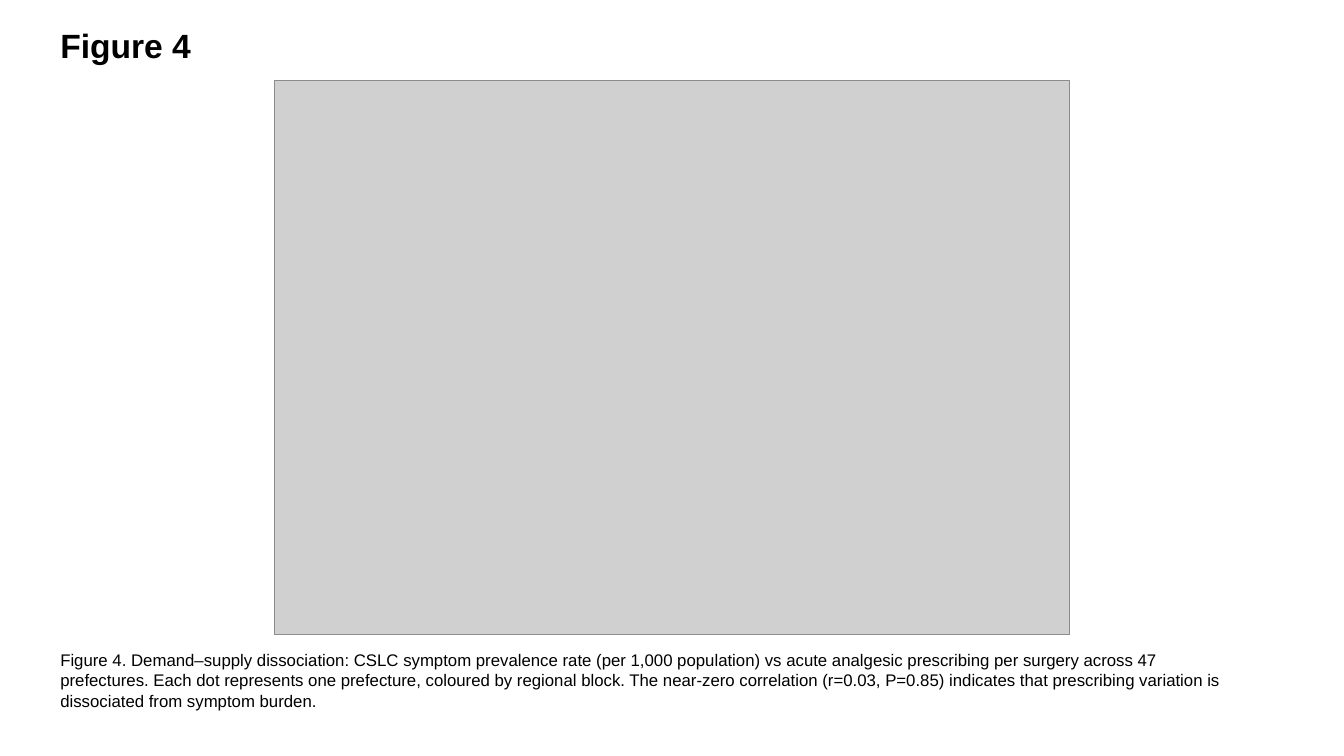
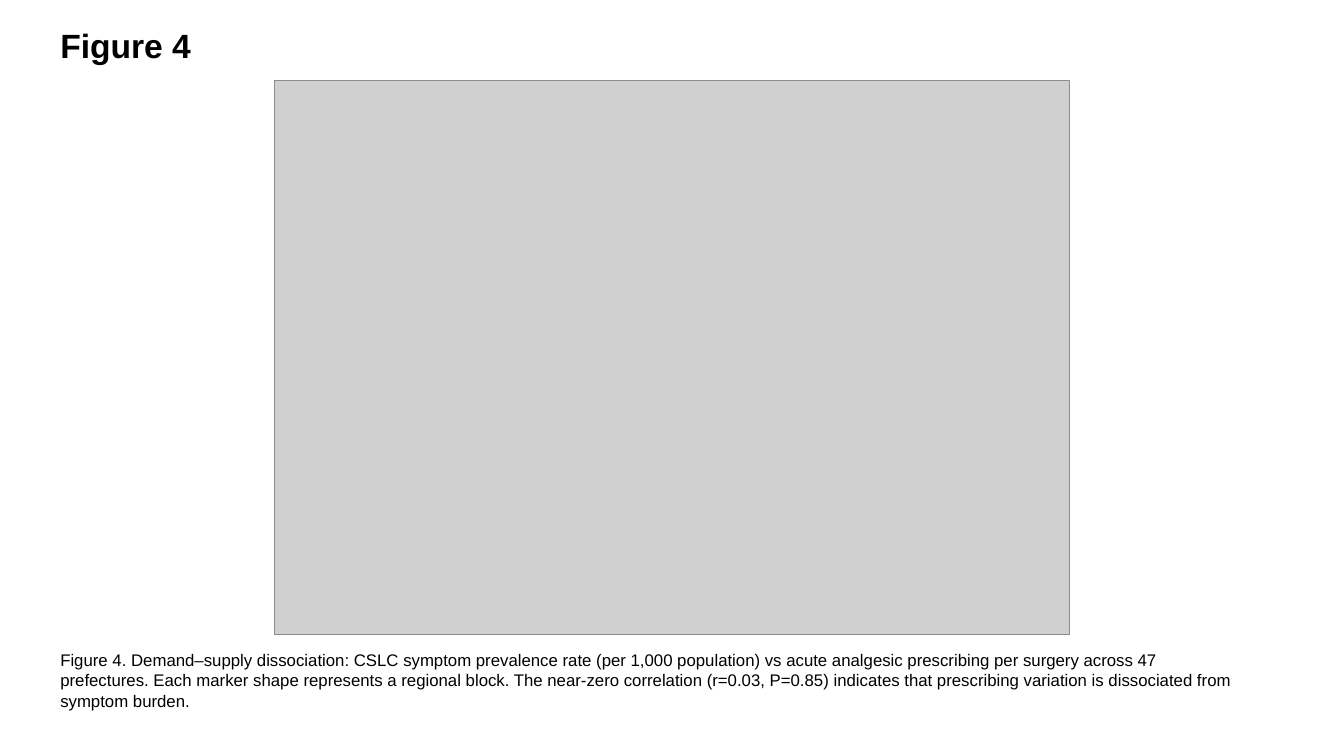
Before and after one commit to bougtoir/heat-accidents-mortality, a slide deck: slide 4 of ndb-pain-regional-variation-japan/output/je/JE_figures_EN.pptx. Drawn at 1344x756 pixels with LibreOffice and Linux fonts; fonts in the diff are those of the drawing; grey boxes stand for pictures. Boxes give left, top, right and bottom in pixels: in the first picture for what was removed or moved away, otherwise in the second. Text is boxed around its words. In the diff, an @@ line names an element or a change of style, - is before the commit and + after.

```diff
--- a/ndb-pain-regional-variation-japan/output/je/JE_figures_EN.pptx
+++ b/ndb-pain-regional-variation-japan/output/je/JE_figures_EN.pptx
@@ text at (60, 654, 1231, 711): text changed @@
-Figure 4. Demand–supply dissociation: CSLC symptom prevalence rate (per 1,000 population) vs acute analgesic prescribing per surgery across 47 prefectures. Each dot represents one prefecture, coloured by regional block. The near-zero correlation (r=0.03, P=0.85) indicates that prescribing variation is dissociated from symptom burden.
+Figure 4. Demand–supply dissociation: CSLC symptom prevalence rate (per 1,000 population) vs acute analgesic prescribing per surgery across 47 prefectures. Each marker shape represents a regional block. The near-zero correlation (r=0.03, P=0.85) indicates that prescribing variation is dissociated from symptom burden.
```
Also in this commit, not shown: 3 other slides changed, 22 other files.
